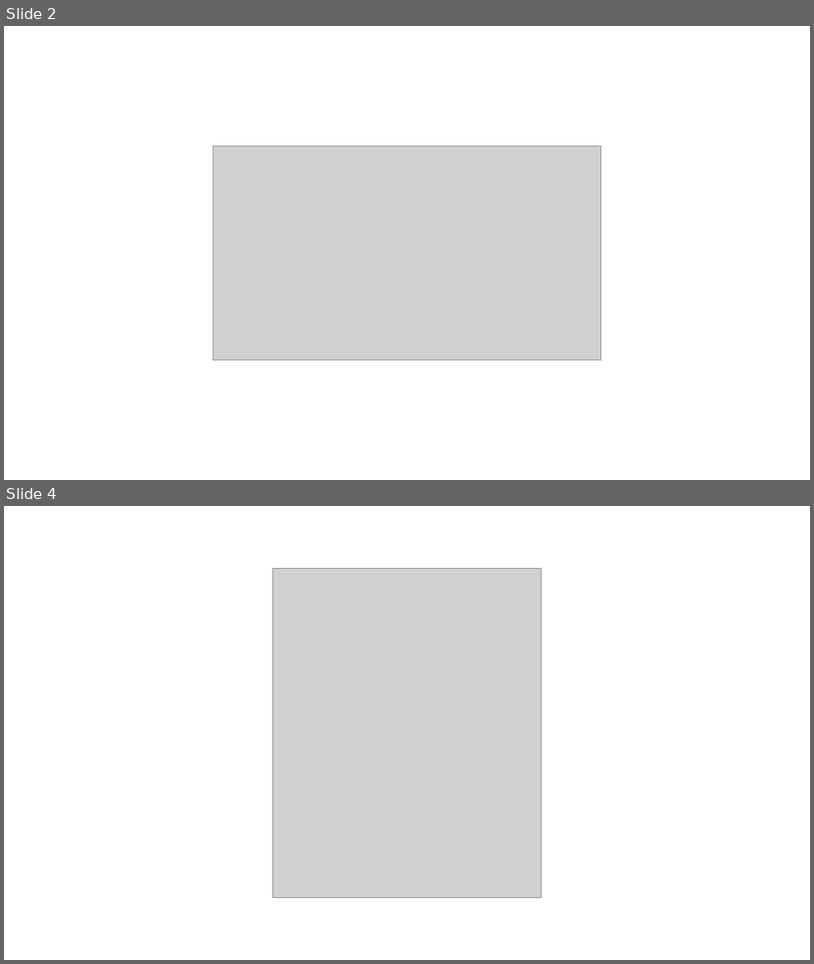
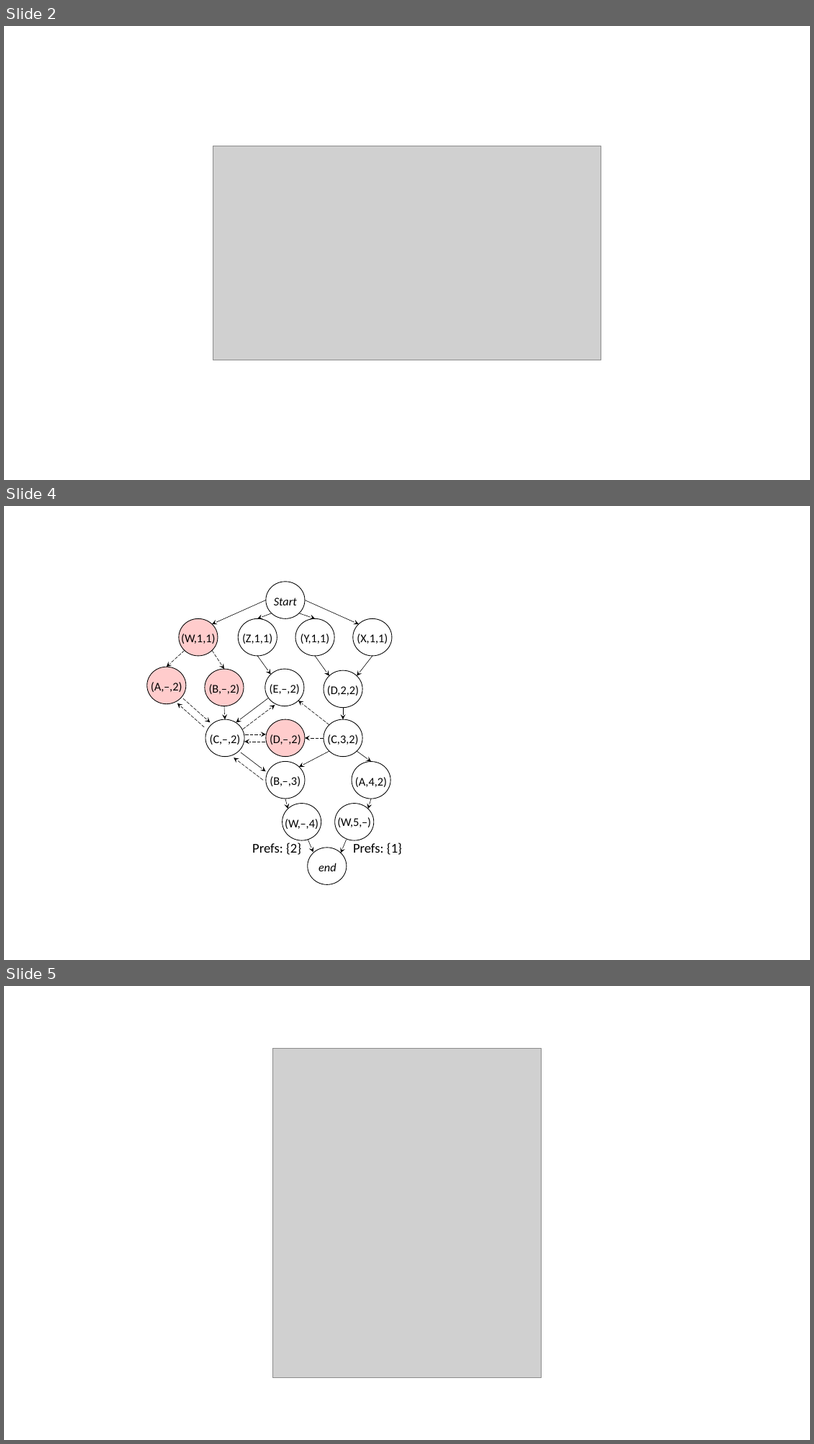
Before and after one commit to rabeckett/propane, a slide deck: paper/figures/compilation.pptx. Shown one above the other, each under a label of ours: slides 2 and 4 before the commit, slides 2, 4 and 5 after it; the slides between them are not shown. The pictures are 814x964 and 814x1444 pixels, drawn with LibreOffice and Linux fonts; fonts in the diff are those of the drawing; grey boxes stand for pictures. Boxes give left, top, right and bottom in pixels: in the first picture for what was removed or moved away, otherwise in the second. Text is boxed around its words. In the diff, an @@ line names an element or a change of style, - is before the commit and + after.

```diff
--- a/paper/figures/compilation.pptx
+++ b/paper/figures/compilation.pptx
@@ slide 4 added at bbox=[4, 506, 810, 960], background #FFFFFF @@
@@ group added at bbox=[147, 582, 402, 884]: 27 arrows, 19 texts, 17 ellipses @@
+(W,1,1)
+Start
+(Z,1,1)
+(Y,1,1)
+(X,1,1)
+(A,–,2)
+(B,–,2)
+(E,–,2)
+(D,2,2)
+(C,3,2)
+(A,4,2)
+(D,–,2)
+(B,–,3)
+(C,–,2)
+(W,–,4)
+(W,5,–)
+Prefs: {2}
+end
+Prefs: {1}
@@ what was slide 4 is now slide 5 @@
```
Also in this commit, not shown: 1 slide changed, 2 other files.
